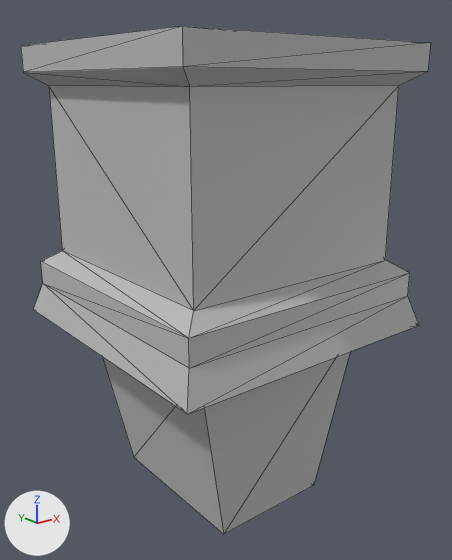
A saved change to the FBX model Assets/Meshes/Cube_Sky.fbx.
Before and after are seen from a 50 mm camera at (-0.0142, -0.0181, 0.0037) aimed at (0.0002, -0.0001, -0.0035). The axes (+X, +Y, +Z) are drawn at lower left. The lights are the same throughout. Mesh edges are drawn as thin lines. Where no turn or scale is listed for an object, it has been applied to the vertices.

Names of what the first picture shows: 'Cube_Sky:Cube_Sky'.
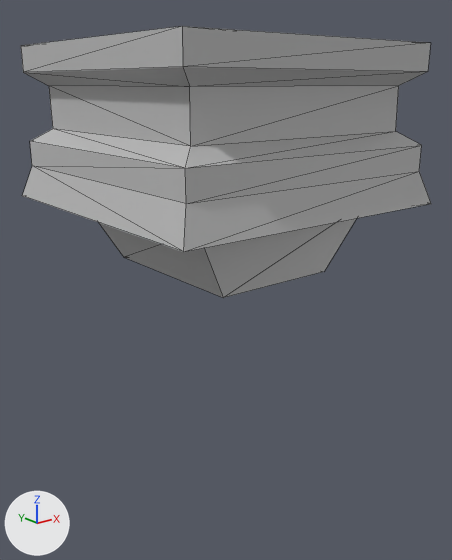
The change, as a list of edits to the scene's bpy script:
```text
Change me_mesh:
    where me_mesh.from_pydata(...)  # 44 vertices, 84 faces; spans x -0.0054..0.0054, y -0.0054..0.0054, z -0.0119..0.005
    used by ob_cube_sky_cube_sky; location = (0.0, 0.0, 0.0)
    me_mesh part 1: all 20 vertices in x -0.0054..0.0054, y -0.0054..0.0054, z -0.005..-0.0025 are moved by (0.0, 0.0, 0.0046)
    me_mesh part 2: all 4 vertices in x -0.0024..0.0024, y -0.0032..0.0032, z -0.0119 are moved by (0.0, 0.0, 0.0091)
```

What differs and where, as boxes [x1, y1, x2, y2] in the pictures (452 x 560 px; the box of a moved part takes in the faces that stretch with it):
'Cube_Sky:Cube_Sky', reshaped (46% shorter): before [21, 26, 431, 534]; after [21, 26, 431, 298]
part 1 of me_mesh, moved or reshaped: before [33, 86, 419, 414]; after [22, 86, 431, 252]
part 2 of me_mesh, moved or reshaped: before [102, 352, 350, 534]; after [99, 218, 357, 298]
